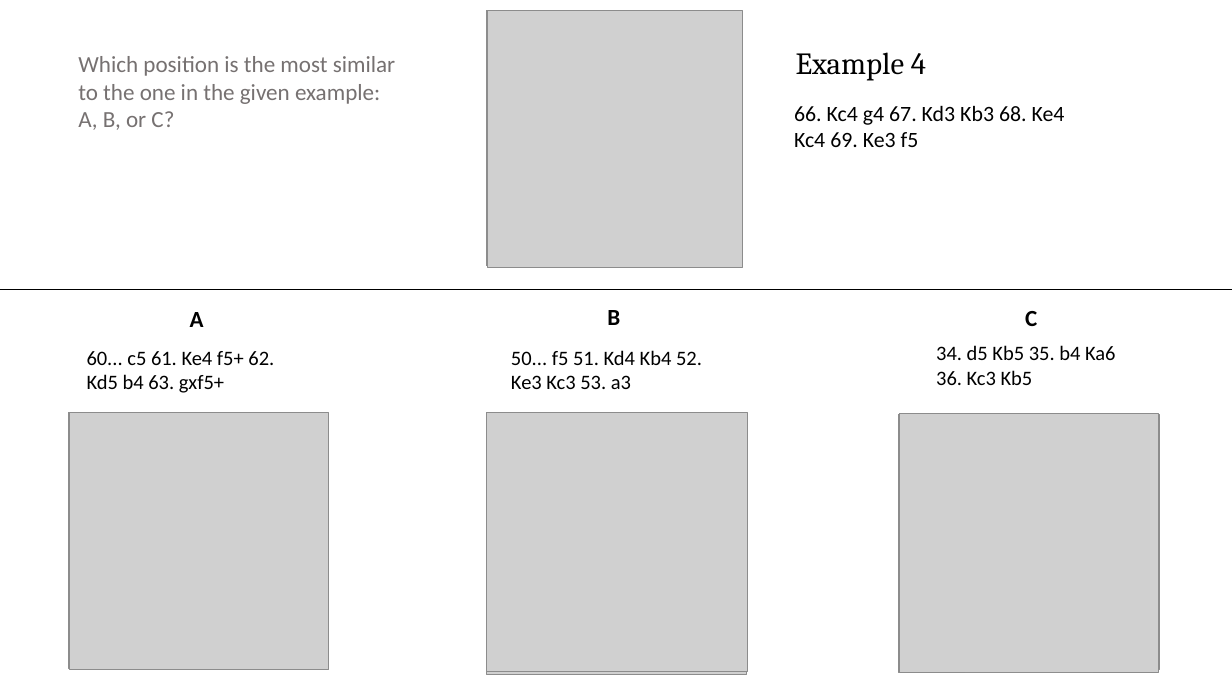
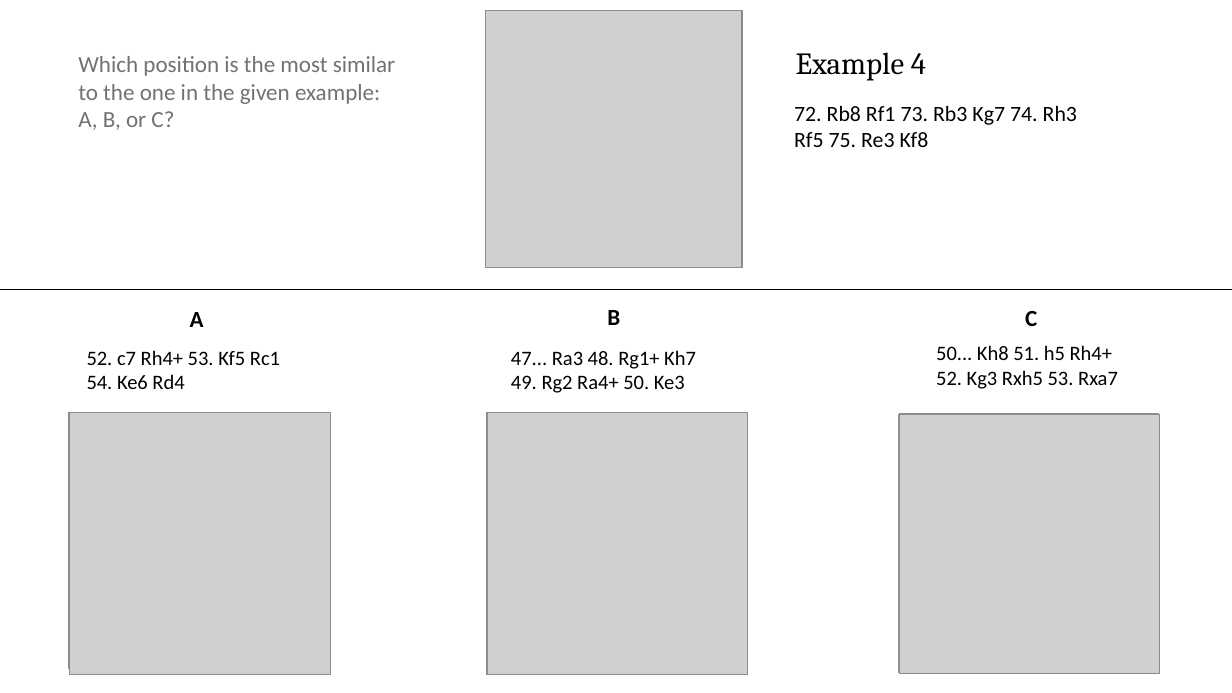
Before and after one commit to zigamedved/ziga-chess, a slide deck: slide 5 of results/Similar_Rook_Endgames.pptx. Drawn at 1232x693 pixels with LibreOffice and Linux fonts; fonts in the diff are those of the drawing; grey boxes stand for pictures. Boxes give left, top, right and bottom in pixels: in the first picture for what was removed or moved away, otherwise in the second. Text is boxed around its words. In the diff, an @@ line names an element or a change of style, - is before the commit and + after.

```diff
--- a/results/Similar_Rook_Endgames.pptx
+++ b/results/Similar_Rook_Endgames.pptx
@@ picture added at bbox=[486, 11, 742, 267] @@
@@ text at bbox=[794, 106, 1077, 147]: text changed @@
-66. Kc4 g4 67. Kd3 Kb3 68. Ke4 Kc4 69. Ke3 f5
+72. Rb8 Rf1 73. Rb3 Kg7 74. Rh3 Rf5 75. Re3 Kf8
@@ text at bbox=[87, 350, 280, 389]: text changed @@
-60... c5 61. Ke4 f5+ 62. Kd5 b4 63. gxf5+
+52. c7 Rh4+ 53. Kf5 Rc1 54. Ke6 Rd4
@@ text at bbox=[511, 350, 696, 393]: text changed @@
-50... f5 51. Kd4 Kb4 52. Ke3 Kc3 53. a3
+47... Ra3 48. Rg1+ Kh7 49. Rg2 Ra4+ 50. Ke3
@@ text at bbox=[936, 345, 1118, 389]: text changed @@
-34. d5 Kb5 35. b4 Ka6 36. Kc3 Kb5
+50... Kh8 51. h5 Rh4+ 52. Kg3 Rxh5 53. Rxa7
@@ picture added at bbox=[69, 412, 331, 675] @@
```
Also in this commit, not shown: 1 other file.
